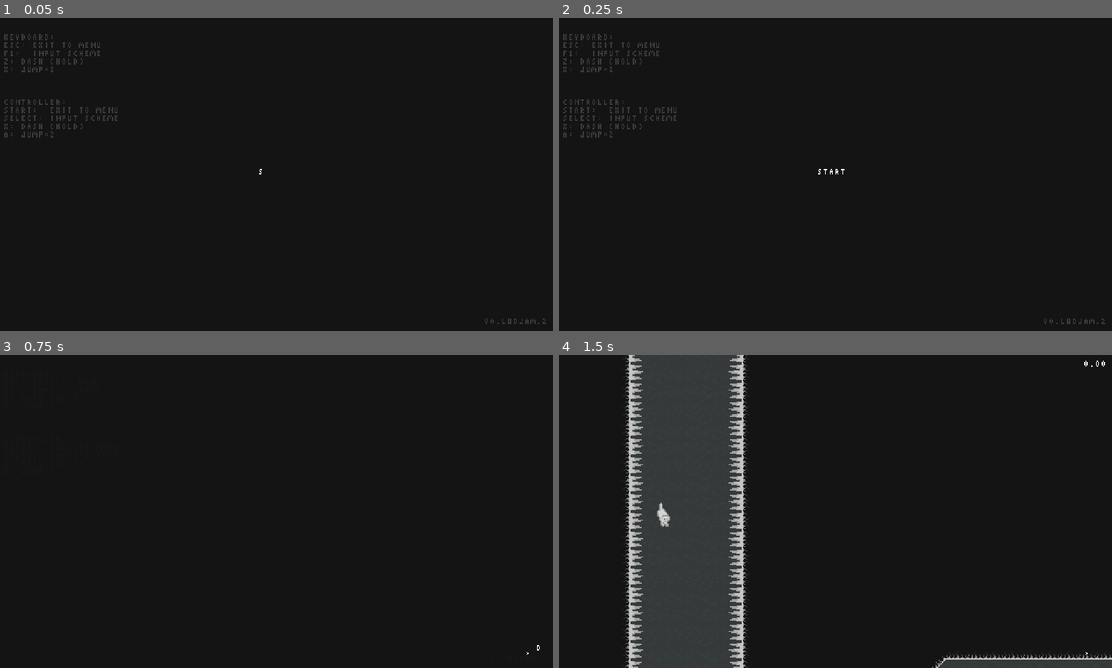
Above: before the commit, frames 1-4 (two rows, left to right).
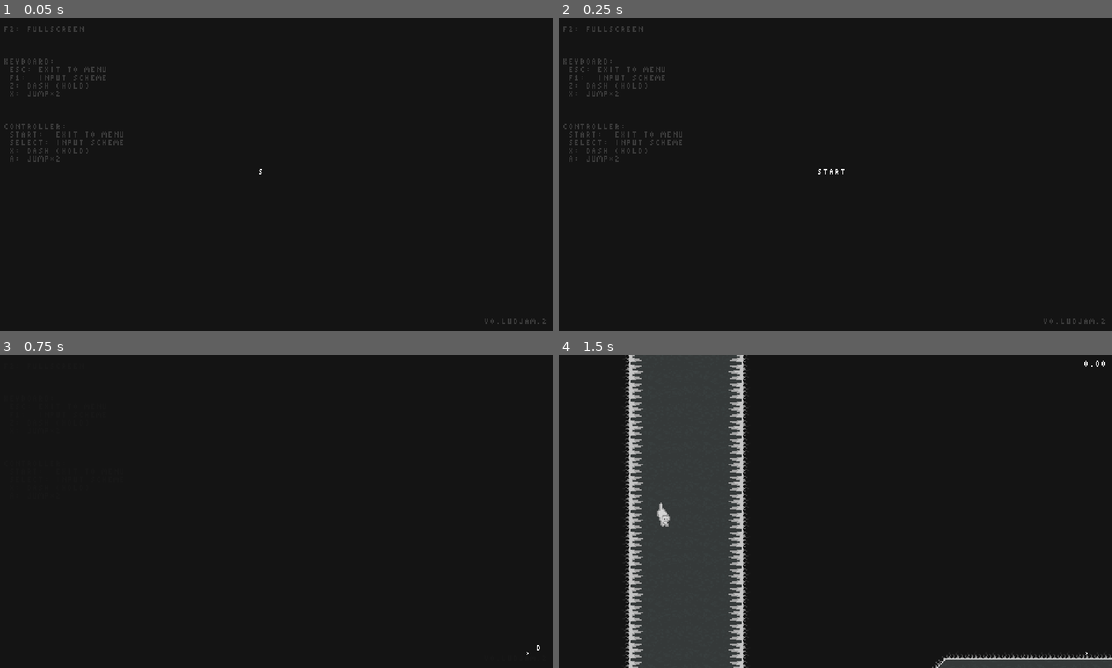
Above: after the commit, the same moments.

Repository: jnecond/coots-goes-home
Game: Godot game, scene res://bullshit/Global.tscn
Two runs of this game, one before a commit and one after it. Both use one fixed random seed, a clock stepped at 60 frames per second and the inputs below. Sound files missing from this copy of the repository are replaced by a short silence.
Inputs:
- Up to frame 1 (0.05 s): no input
- Up to frame 2 (0.25 s): no input
- Up to frame 3 (0.75 s): tap Enter (ui_accept) at 0.5 s; hold D (right) from 0.53 s (still down); hold Z (attack) from 0.53 s (still down)
- Up to frame 4 (1.5 s): keep holding D (right); tap Space (jump) at 0.77 s; release Z (attack) at 1.28 s; tap Z (attack) at 1.35 s

The runs differ from the first frame. In frame 1, 1.3% of the frame differs, in the area x 0-23%, y 2-46%; in frame 2, 1.3%; in frame 3, less than 0.1%; in frame 4, nothing differs.

Commit message:
fullscreen

Diff:
--- a/project.godot
+++ b/project.godot
@@ -128,6 +128,11 @@
 "events": [ Object(InputEventKey,"resource_local_to_scene":false,"resource_name":"","device":0,"alt":false,"shift":true,"control":false,"meta":false,"command":false,"pressed":false,"scancode":16777253,"physical_scancode":0,"unicode":0,"echo":false,"script":null)
  ]
 }
+fullscreen={
+"deadzone": 0.5,
+"events": [ Object(InputEventKey,"resource_local_to_scene":false,"resource_name":"","device":0,"alt":false,"shift":false,"control":false,"meta":false,"command":false,"pressed":false,"scancode":16777245,"physical_scancode":0,"unicode":0,"echo":false,"script":null)
+ ]
+}
 
 [layer_names]
 
--- a/src/global.gd
+++ b/src/global.gd
@@ -179,7 +179,10 @@
 	piano_vol_db = vol_disabled;
 	for i in piano:
 		i.set_volume_db(piano_vol_db);
-
+	start_game();
+	reset_level();
+	tmtext("        ", 94-7, 1);
+	change_state(STATE_MENU);
 
 
 var endtext1 = "THANKS FOR PLAYING!";
@@ -248,21 +251,22 @@
 	if (input_scheme == INPUT_SCHEME_CONDEMNED):
 		for i in range(0, 22):
 			wrtkm("                                 ", 1, i);
-		#wrtkm("PRESS F1 TO USE THE DEFAULT CONTROLS.", 1, 1);
 		return;
-	var line = 2;
+
+	wrtkm("F2: FULLSCREEN", 1, 1);
+	var line = 5;
 	wrtkm("KEYBOARD:                                ", 1, line); line+=1;
-	wrtkm("ESC: EXIT TO MENU", 1, line); line+=1;
-	wrtkm("F1:  INPUT SCHEME", 1, line); line+=1;
-	wrtkm("Z: DASH (HOLD)", 1, line); line+=1;
-	wrtkm("X: JUMP*2", 1, line); line+=1;
+	wrtkm(" ESC: EXIT TO MENU", 1, line); line+=1;
+	wrtkm(" F1:  INPUT SCHEME", 1, line); line+=1;
+	wrtkm(" Z: DASH (HOLD)", 1, line); line+=1;
+	wrtkm(" X: JUMP*2", 1, line); line+=1;
 
 	line+=3;
 	wrtkm("CONTROLLER:", 1, line); line+=1;
-	wrtkm("START:  EXIT TO MENU", 1, line); line+=1;
-	wrtkm("SELECT: INPUT SCHEME", 1, line); line+=1;
-	wrtkm("X: DASH (HOLD)", 1, line); line+=1;
-	wrtkm("A: JUMP*2", 1, line); line+=1;
+	wrtkm(" START:  EXIT TO MENU", 1, line); line+=1;
+	wrtkm(" SELECT: INPUT SCHEME", 1, line); line+=1;
+	wrtkm(" X: DASH (HOLD)", 1, line); line+=1;
+	wrtkm(" A: JUMP*2", 1, line); line+=1;
 
 	line += 3;
 	if (game_beaten):
@@ -431,7 +435,6 @@
 
 
 
-
 func _physics_process(_delta: float) -> void:
 	if (Input.is_action_just_pressed("change_inputs")):
 		input_scheme ^= 1;
@@ -467,6 +470,9 @@
 			notif_show("PIANO: ON ");
 		for i in piano:
 			i.set_volume_db(piano_vol_db);
+
+	if (Input.is_action_just_pressed("fullscreen")):
+		OS.set_window_fullscreen(!OS.window_fullscreen);
 
 	if (state != STATE_END):
 		if (Input.is_action_just_pressed("cheat_next_level")):
